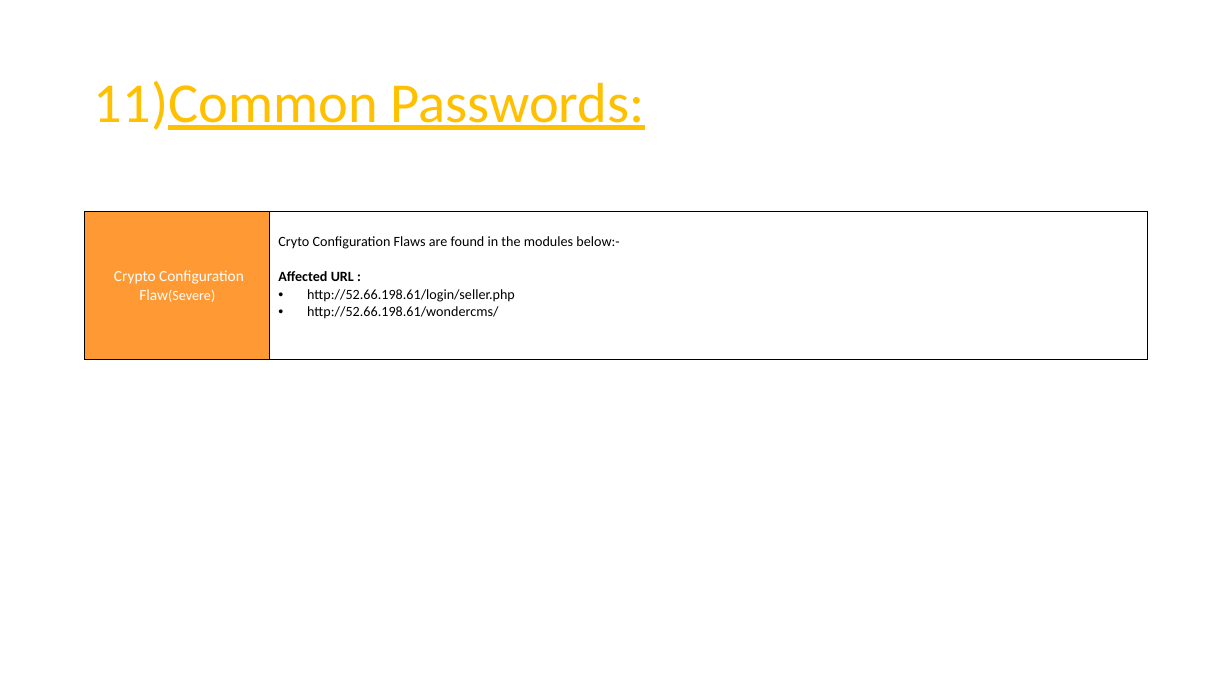
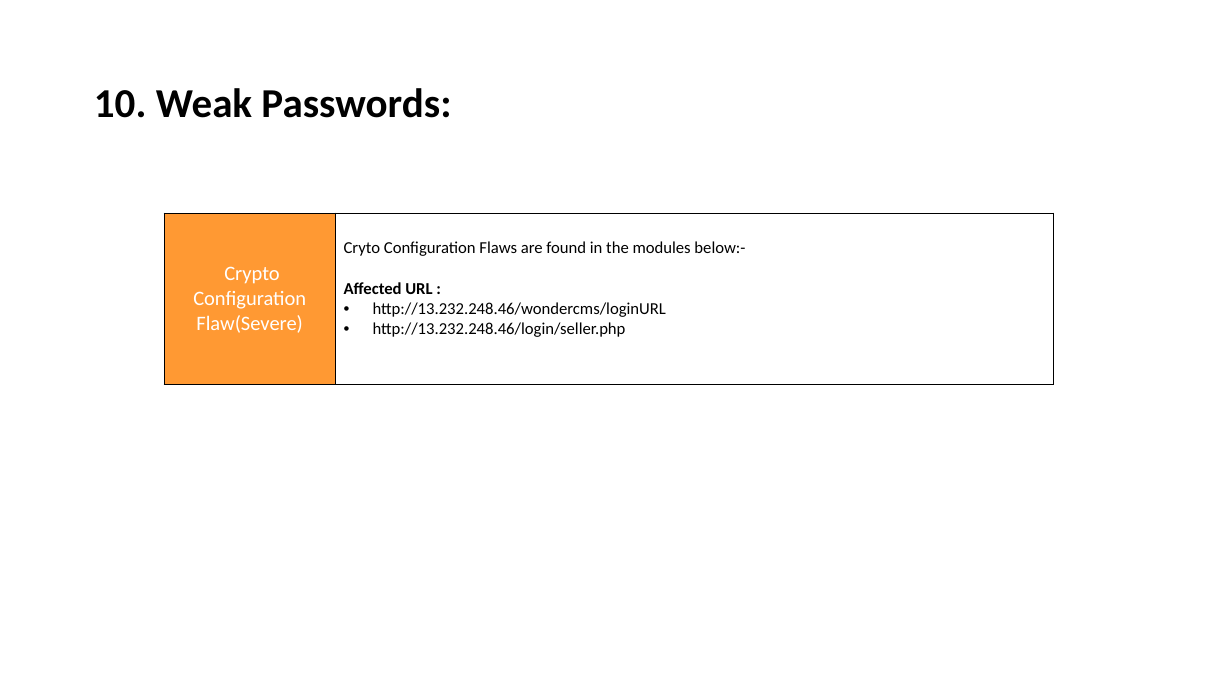
Before and after one commit to RocktimRajkumar/CEH-hack-a-thon, a slide deck: slide 62 of reports/Lifestyle Store/LifeStyle Store Application Reports.pptx. Drawn at 1232x693 pixels with LibreOffice and Linux fonts; fonts in the diff are those of the drawing. Boxes give left, top, right and bottom in pixels: in the first picture for what was removed or moved away, otherwise in the second. Text is boxed around its words. In the diff, an @@ line names an element or a change of style, - is before the commit and + after.

Commit message:
reports: Weak Passwords ppt done

```diff
--- a/reports/Lifestyle Store/LifeStyle Store Application Reports.pptx
+++ b/reports/Lifestyle Store/LifeStyle Store Application Reports.pptx
@@ title at <box>94,88,451,118</box>: text changed; size 44 to 32 pt; text colour #FFC000 to #000000; bold on @@
-11)Common Passwords:
+10. Weak Passwords:
@@ table at <box>165,185,1054,382</box> @@
-row 2, column 2: Cryto Configuration Flaws are found in the modules below:- / Affected URL : / http://52.66.198.61/login/seller.php / http://52.66.198.61/wondercms/
+row 2, column 2: Cryto Configuration Flaws are found in the modules below:- / Affected URL : / http://13.232.248.46/wondercms/loginURL / http://13.232.248.46/login/seller.php
@@ size 12 to 16 pt in "Crypto Configuration Flaw(Severe)" @@
@@ size 11 to 16 pt in "Flaw(Severe)" @@
@@ table: place and size @@
-table at <box>85,185,1148,338</box>
+table at <box>165,185,1054,382</box>
```
Also in this commit, not shown: 2 other slides changed.
